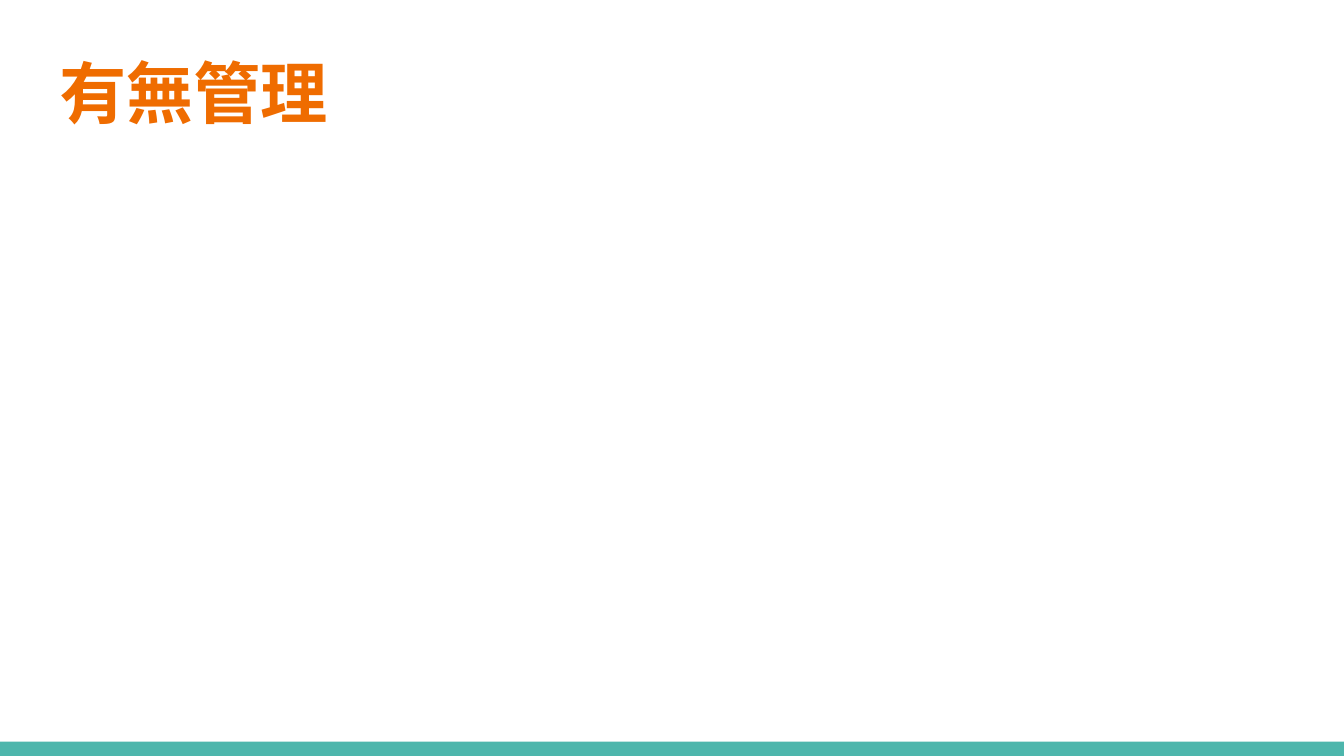
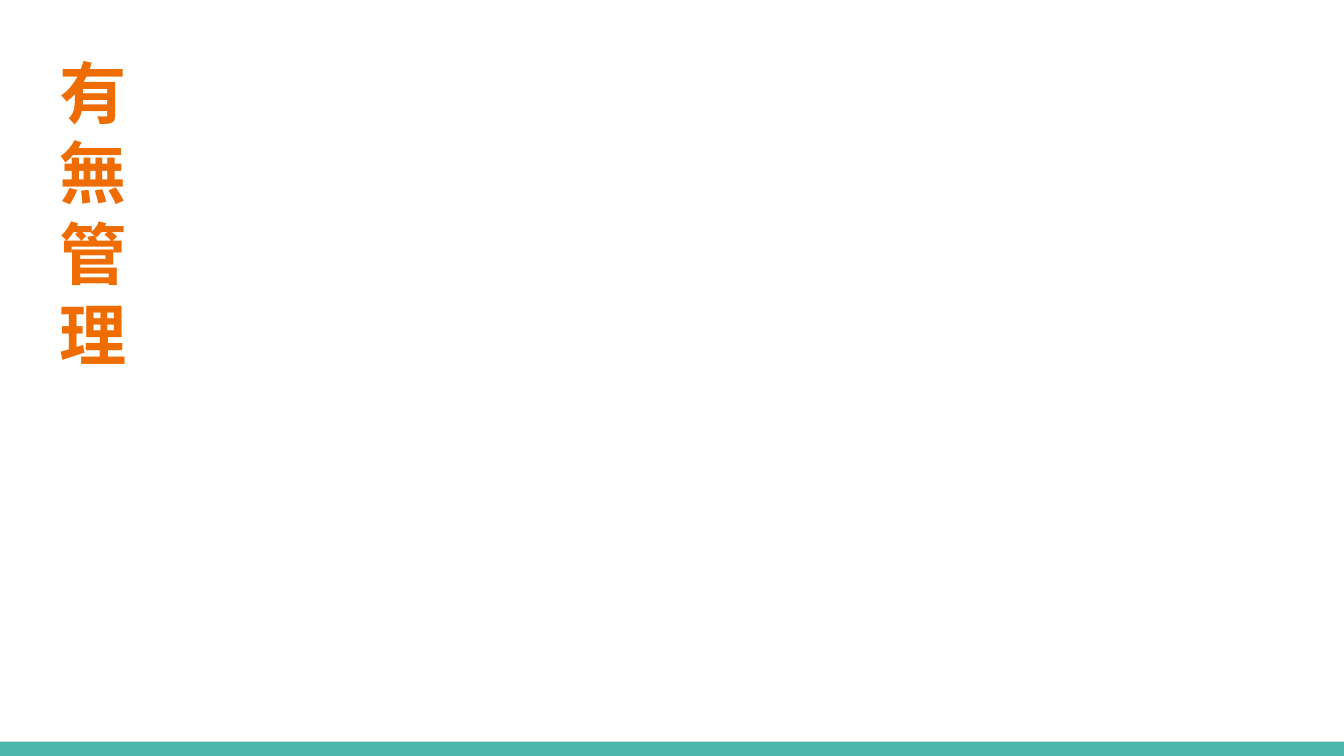
Before and after one commit to henry186/real-estate, a slide deck: slide 22 of 報告/報告.pptx (slide 20 before the commit). Drawn at 1344x756 pixels with LibreOffice and Linux fonts; fonts in the diff are those of the drawing. Boxes give left, top, right and bottom in pixels: in the first picture for what was removed or moved away, otherwise in the second. Text is boxed around its words. In the diff, an @@ line names an element or a change of style, - is before the commit and + after.

```diff
--- a/報告/報告.pptx
+++ b/報告/報告.pptx
@@ title "有無管理" rewrapped from [59, 60, 328, 125] to [59, 61, 126, 364] @@
```
Also in this commit, not shown: 8 other slides changed, 3 slides added, 1 slide removed, 2 other files.
